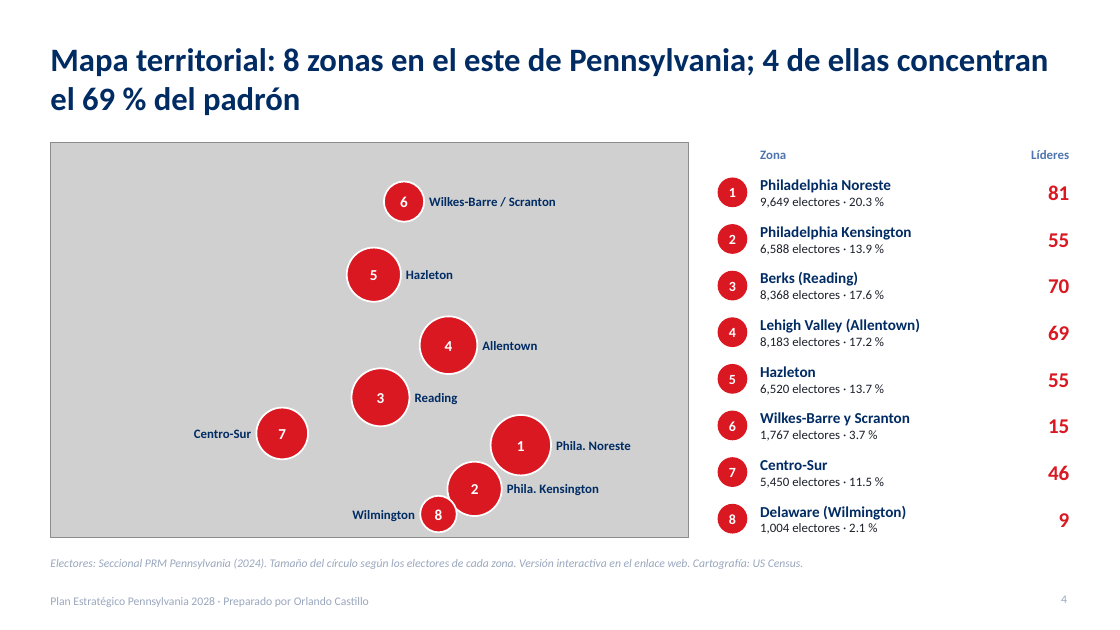
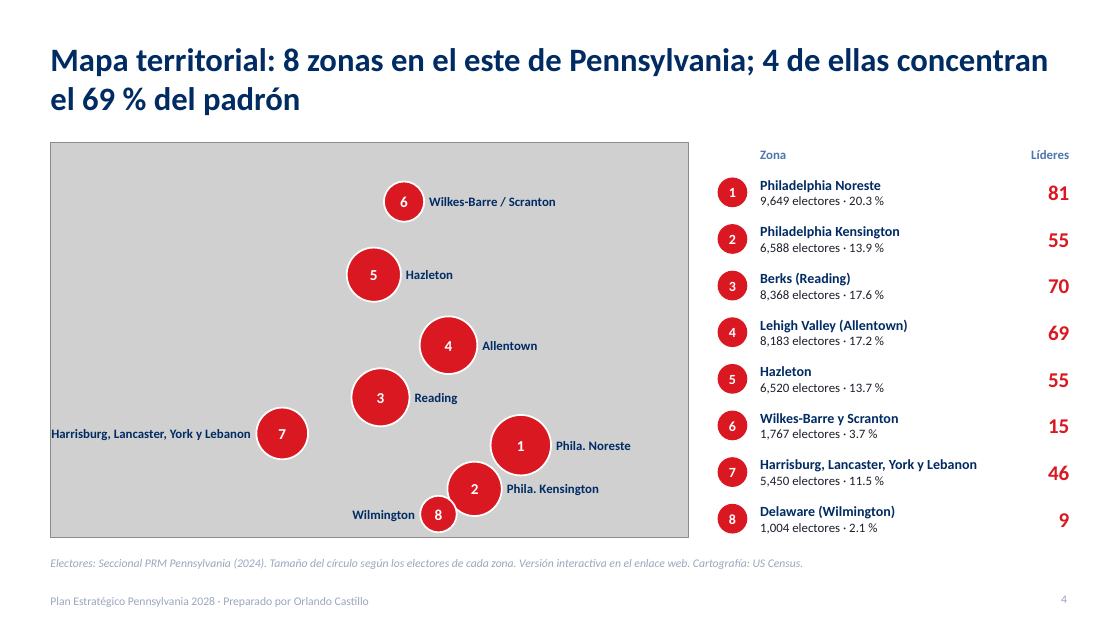
Before and after one commit to rcastillo9556/pdf-toolkit, a slide deck: slide 4 of presentaciones/Plan_Estrategico_Pennsylvania_2028.pptx. Drawn at 1120x630 pixels with LibreOffice and Linux fonts; fonts in the diff are those of the drawing; grey boxes stand for pictures. Boxes give left, top, right and bottom in pixels: in the first picture for what was removed or moved away, otherwise in the second. Text is boxed around its words. In the diff, an @@ line names an element or a change of style, - is before the commit and + after.

```diff
--- a/presentaciones/Plan_Estrategico_Pennsylvania_2028.pptx
+++ b/presentaciones/Plan_Estrategico_Pennsylvania_2028.pptx
@@ text at [760, 180, 881, 193]: size 13 to 12 pt in "Philadelphia Noreste" @@
@@ text at [760, 226, 900, 239]: size 13 to 12 pt in "Philadelphia Kensington" @@
@@ text at [760, 273, 850, 286]: size 13 to 12 pt in "Berks (Reading)" @@
@@ text at [760, 320, 908, 333]: size 13 to 12 pt in "Lehigh Valley (Allentown)" @@
@@ text at [760, 366, 811, 376]: size 13 to 12 pt in "Hazleton" @@
@@ text at [760, 413, 898, 426]: size 13 to 12 pt in "Wilkes-Barre y Scranton" @@
@@ text at [51, 429, 251, 440]: text changed @@
-Centro-Sur
+Harrisburg, Lancaster, York y Lebanon
@@ text at [760, 459, 977, 472]: text changed; size 13 to 12 pt @@
-Centro-Sur
+Harrisburg, Lancaster, York y Lebanon
@@ text at [760, 506, 895, 519]: size 13 to 12 pt in "Delaware (Wilmington)" @@
```
Also in this commit, not shown: 5 other slides changed, 1 other file.
